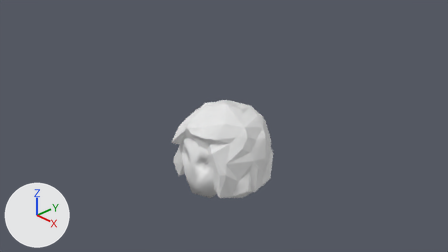
Renders of the Blender file maybraid/art/characters/hair/flowing_edgy_curls.blend from each side of a commit.
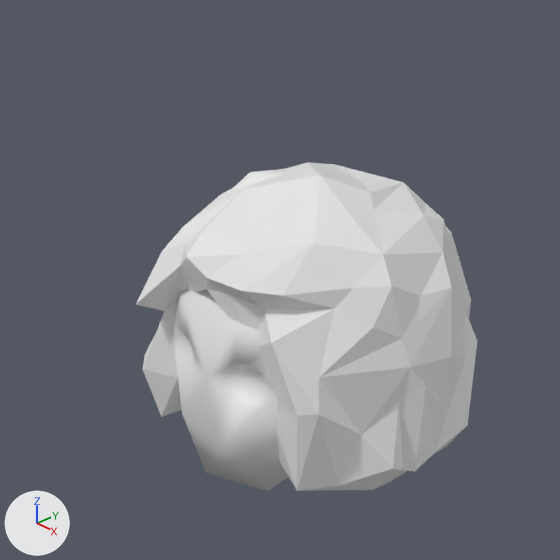
Old and new are each drawn from the file's camera 'Camera' and again close up on the part from 29% to 67% of the width and 20% to 87% of the height. The axes (+X, +Y, +Z) are drawn at lower left. The lights are the same throughout. The last two pictures show the newer version.
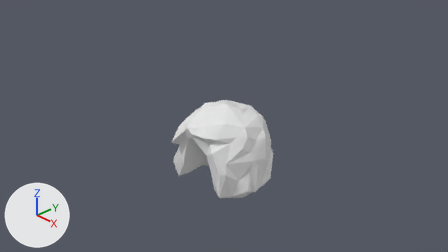
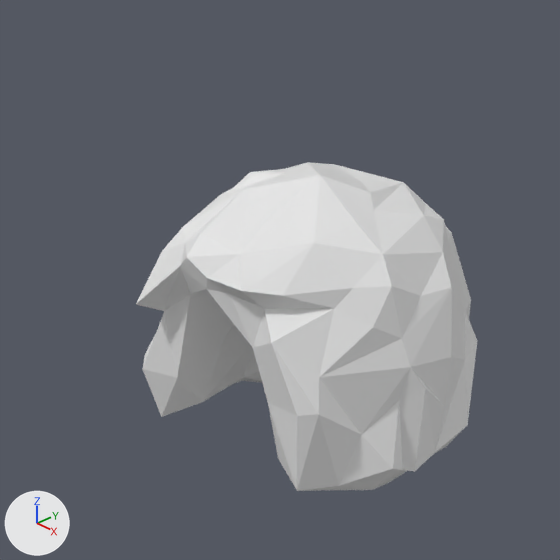
Where the newer file only moved an object's origin or applied its transform, the numbers keep the older frame.

Where the change shows, as pixel boxes [x1, y1, x2, y2] in the close-ups (560 x 560 px):
'Icosphere.019', hidden: before [174, 289, 289, 491]

The change, as a diff of the scene's bpy script:
```diff
--- a/maybraid/art/characters/hair/flowing_edgy_curls.blend.py
+++ b/maybraid/art/characters/hair/flowing_edgy_curls.blend.py
@@ ob_icosphere_019 @@
 ob_icosphere_019.scale = (0.634, 0.634, 0.634)
+ob_icosphere_019.hide_set(True)
```
